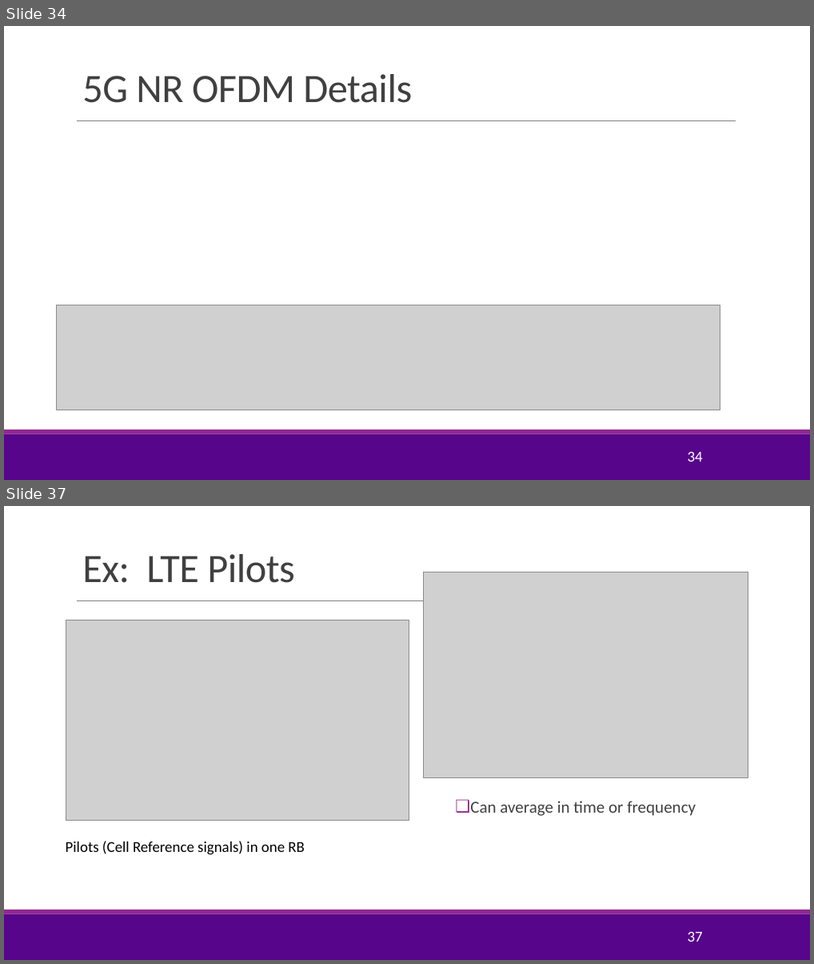
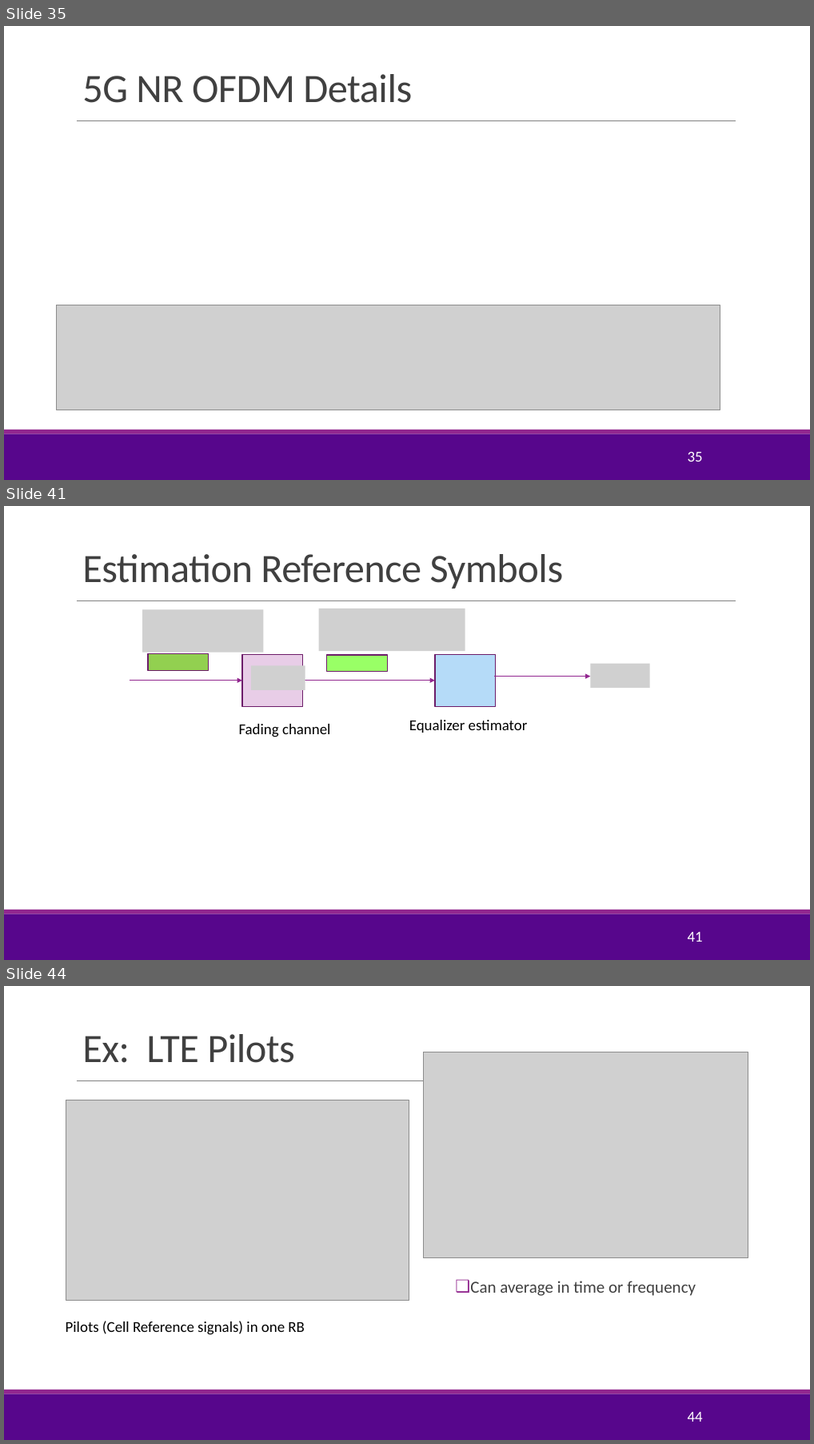
Before and after one commit to sdrangan/digitalcomm, a slide deck: Lectures/Unit08_Equalization.pptx. Shown one above the other, each under a label of ours: slides 34 and 37 before the commit, slides 35, 41 and 44 after it; the slides between them are not shown. The pictures are 814x964 and 814x1444 pixels, drawn with LibreOffice and Linux fonts; fonts in the diff are those of the drawing; grey boxes stand for pictures; background and template pictures are left out. Boxes give left, top, right and bottom in pixels: in the first picture for what was removed or moved away, otherwise in the second. Text is boxed around its words. In the diff, an @@ line names an element or a change of style, - is before the commit and + after.

```diff
--- a/Lectures/Unit08_Equalization.pptx
+++ b/Lectures/Unit08_Equalization.pptx
@@ slide 41 added at <box>4,506,810,960</box>, background #FFFFFF; not listed: 3 template elements that a slide beside it also shows @@
@@ title added at <box>82,554,564,588</box>, 48 pt, text #404040 @@
+Estimation Reference Symbols
@@ picture added at <box>142,609,263,652</box> @@
@@ picture added at <box>319,608,466,651</box> @@
@@ rectangle added at <box>148,654,209,671</box>, fill #92D050, outline #6C1D6A 1.25 pt @@
@@ rectangle added at <box>242,654,303,706</box>, fill #E8CDE7, outline #6C1D6A 1.25 pt @@
@@ picture added at <box>251,666,306,690</box> @@
@@ rectangle added at <box>327,655,387,672</box>, fill #99FF66, outline #6C1D6A 1.25 pt @@
@@ rectangle added at <box>435,654,496,706</box>, fill #B5DBF8, outline #6C1D6A 1.25 pt @@
@@ picture added at <box>591,664,650,688</box> @@
@@ arrow added from (130, 680) to (242, 680), #92278F 1 pt @@
@@ arrow added from (303, 680) to (435, 680), #92278F 1 pt @@
@@ arrow added from (494, 676) to (591, 676), #92278F 1 pt @@
@@ text added at <box>410,720,528,732</box>, 18 pt, text #000000 @@
+Equalizer estimator
@@ text added at <box>239,724,330,737</box>, 18 pt, text #000000 @@
+Fading channel
@@ page number added at <box>688,932,703,941</box>, 18 pt, text #FFFFFF @@
+41
@@ what was slide 34 is now slide 35 @@
@@ page number at <box>688,451,703,461</box>: text changed @@
-34
+35
@@ what was slide 37 is now slide 44 @@
@@ page number at <box>688,1412,703,1421</box>: text changed @@
-37
+44
```
Also in this commit, not shown: 10 slides changed, 14 other slides added, 5 slides removed, 5 other files.
